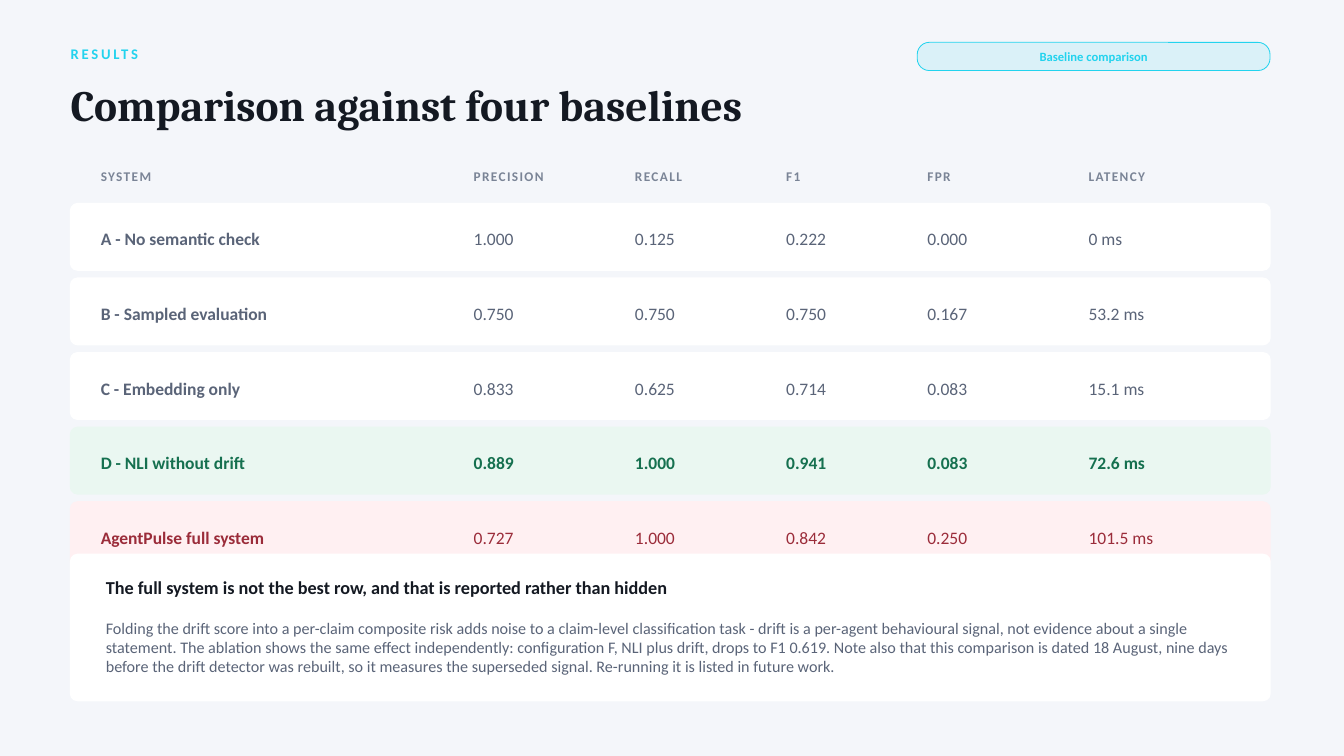
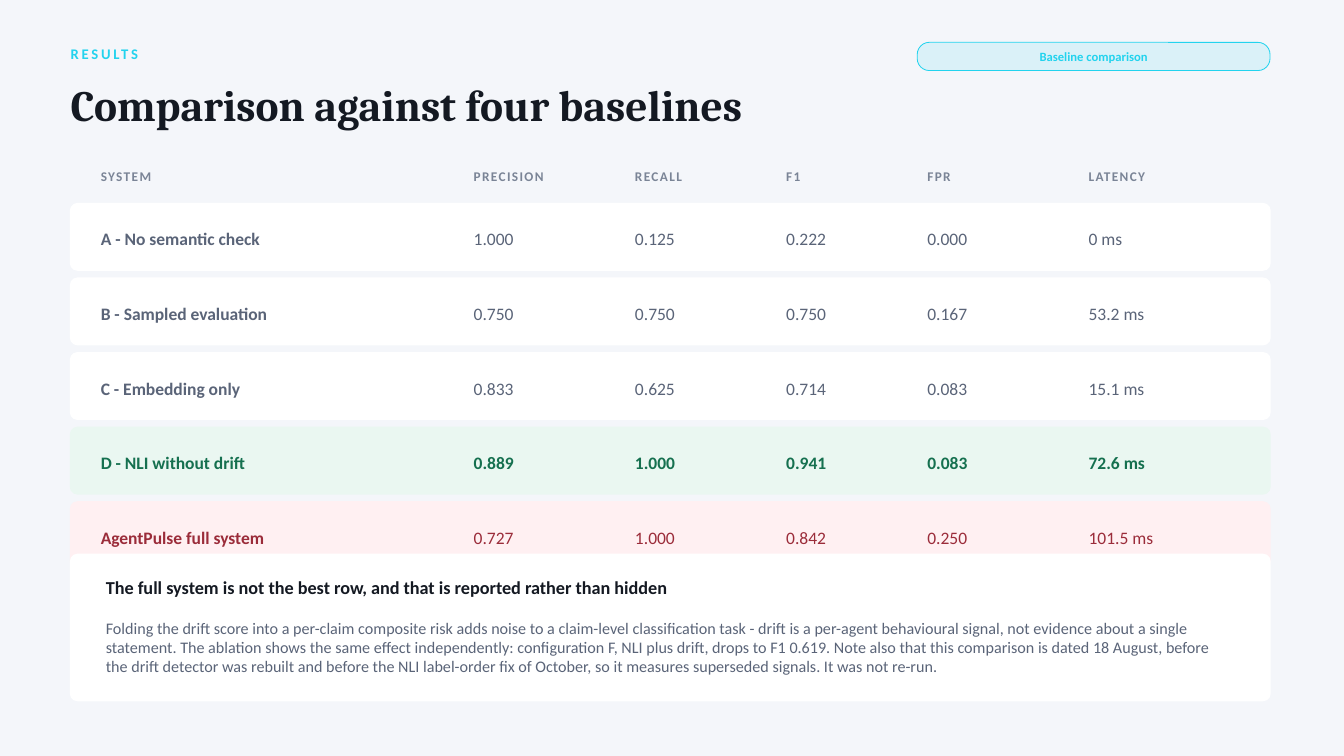
Before and after one commit to Soum-Code/agentpulse, a slide deck: slide 7 of presentation/AgentPulse_Final_Review_v2.pptx. Drawn at 1344x756 pixels with LibreOffice and Linux fonts; fonts in the diff are those of the drawing. Boxes give left, top, right and bottom in pixels: in the first picture for what was removed or moved away, otherwise in the second. Text is boxed around its words. In the diff, an @@ line names an element or a change of style, - is before the commit and + after.

```diff
--- a/presentation/AgentPulse_Final_Review_v2.pptx
+++ b/presentation/AgentPulse_Final_Review_v2.pptx
@@ text at [106, 623, 1209, 675]: text changed @@
-Folding the drift score into a per-claim composite risk adds noise to a claim-level classification task - drift is a per-agent behavioural signal, not evidence about a single statement. The ablation shows the same effect independently: configuration F, NLI plus drift, drops to F1 0.619. Note also that this comparison is dated 18 August, nine days before the drift detector was rebuilt, so it measures the superseded signal. Re-running it is listed in future work.
+Folding the drift score into a per-claim composite risk adds noise to a claim-level classification task - drift is a per-agent behavioural signal, not evidence about a single statement. The ablation shows the same effect independently: configuration F, NLI plus drift, drops to F1 0.619. Note also that this comparison is dated 18 August, before the drift detector was rebuilt and before the NLI label-order fix of October, so it measures superseded signals. It was not re-run.
```
Also in this commit, not shown: 8 other slides changed, 28 other files.
